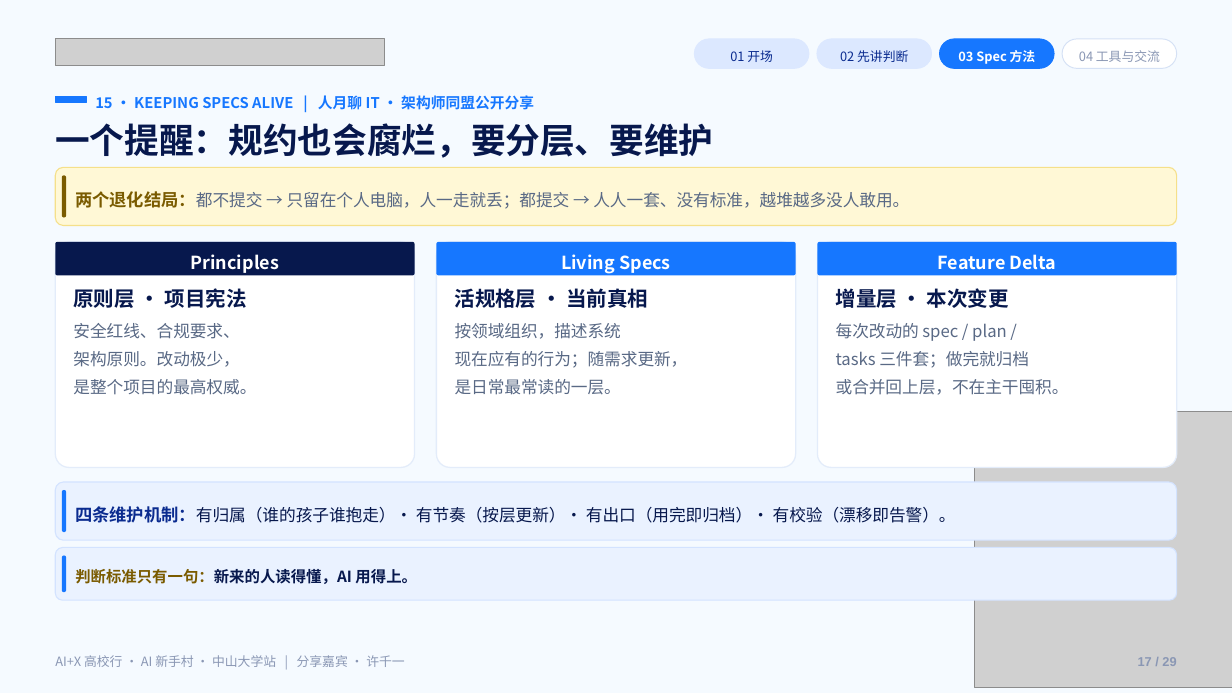
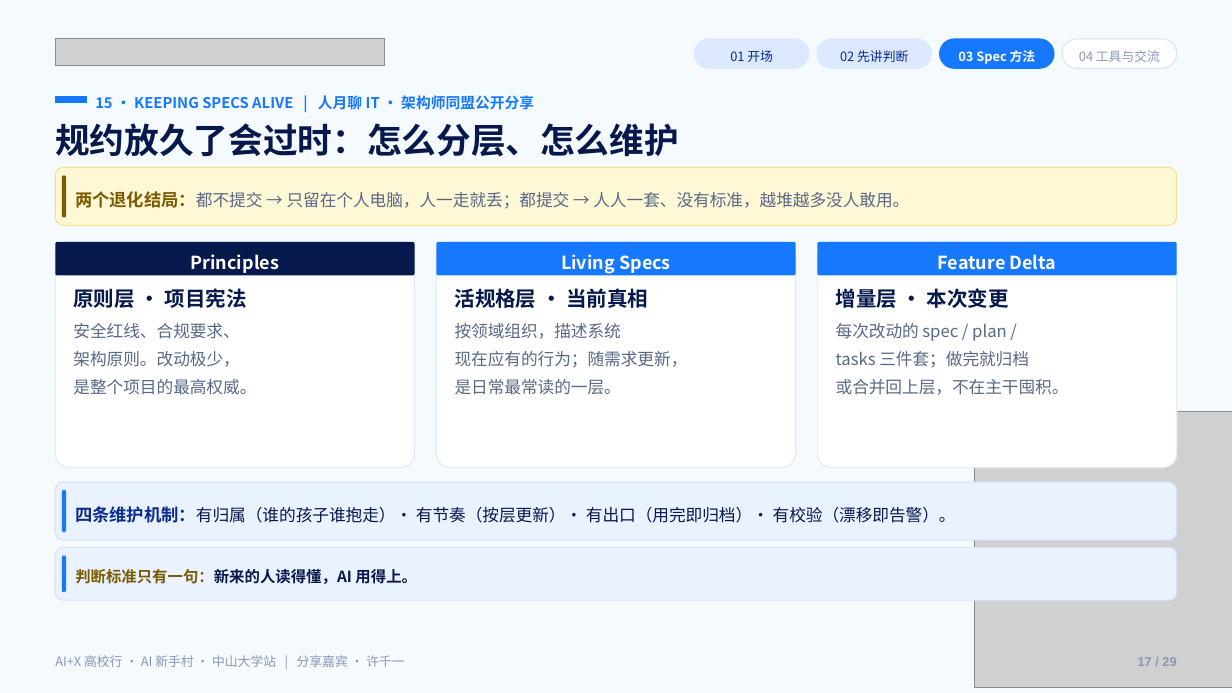
Before and after one commit to Frocir/aix-talk, a slide deck: slide 17 of aix-talk-26pages.pptx. Drawn at 1232x693 pixels with LibreOffice and Linux fonts; fonts in the diff are those of the drawing; grey boxes stand for pictures. Boxes give left, top, right and bottom in pixels: in the first picture for what was removed or moved away, otherwise in the second. Text is boxed around its words. In the diff, an @@ line names an element or a change of style, - is before the commit and + after.

```diff
--- a/aix-talk-26pages.pptx
+++ b/aix-talk-26pages.pptx
@@ text at (x1=55, y1=123, x2=679, y2=157): text changed @@
-一个提醒：规约也会腐烂，要分层、要维护
+规约放久了会过时：怎么分层、怎么维护
```
Also in this commit, not shown: 8 other slides changed, 2 other files.
